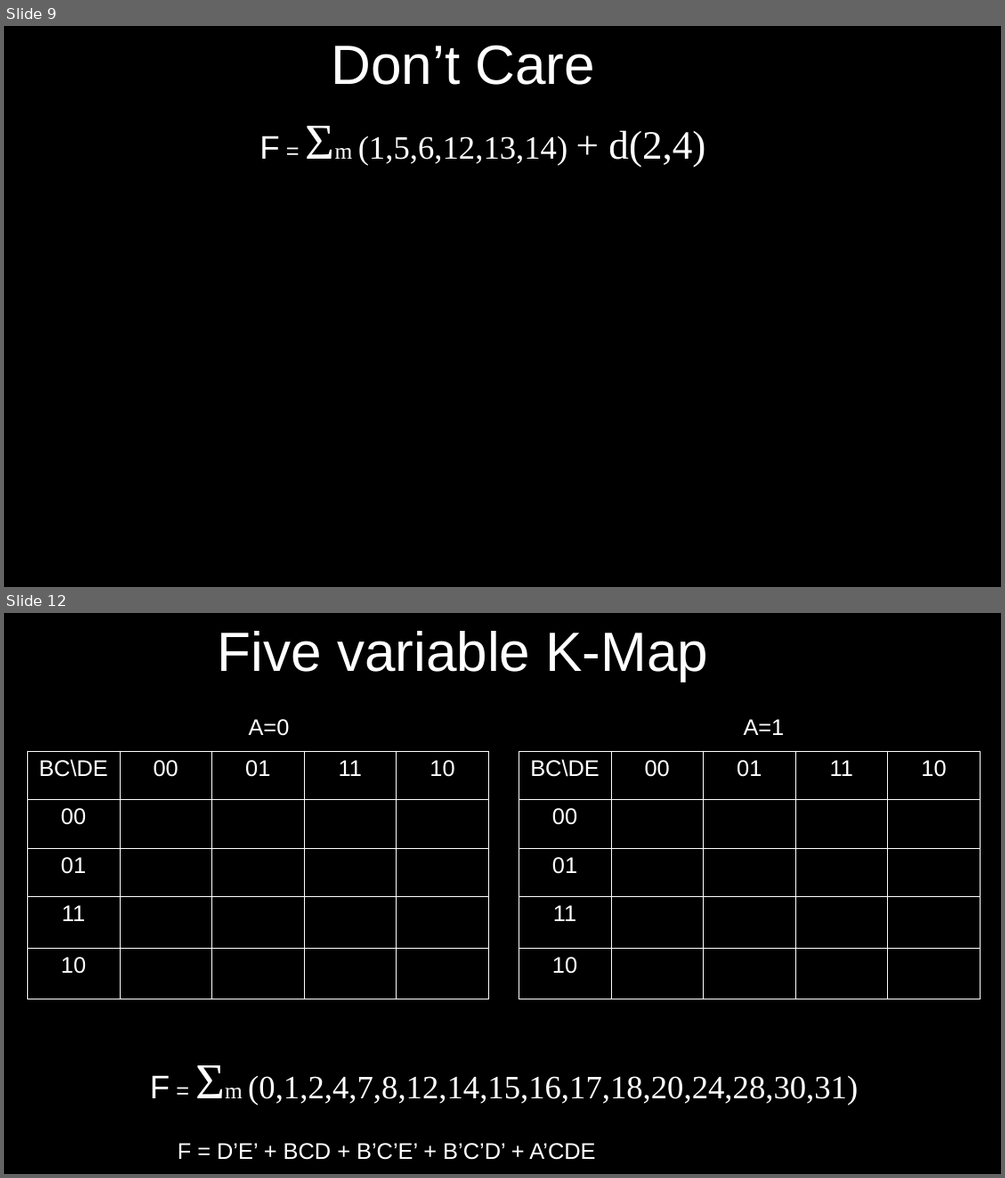
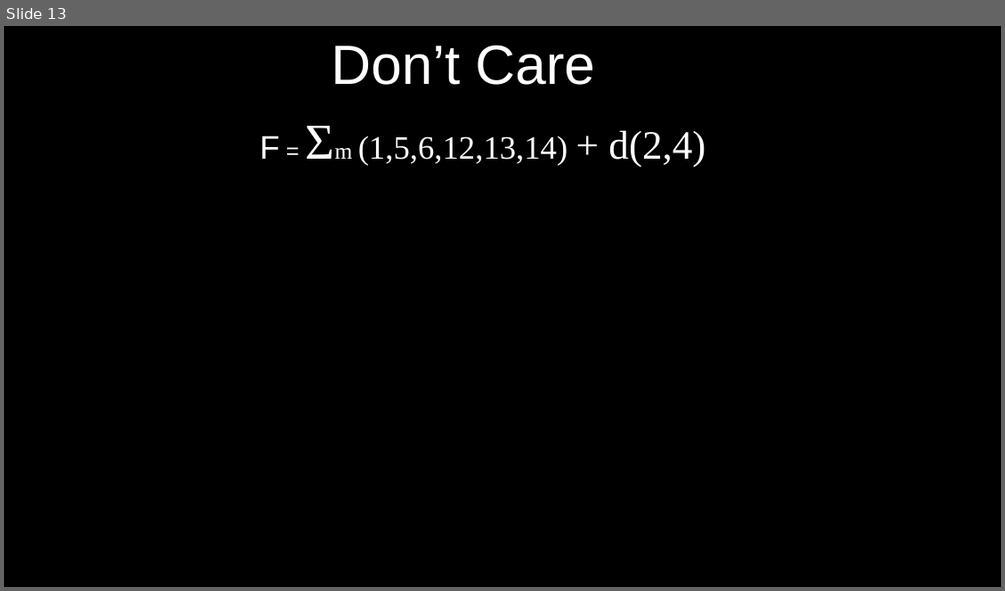
Before and after one commit to arnabsinha/Switching-Circuits-and-Logic-Design, a slide deck: Lecture_11.odp. Shown one above the other, each under a label of ours: slides 9 and 12 before the commit, slide 13 after it; the slides between them are not shown. The pictures are 1005x1178 and 1005x591 pixels, drawn with LibreOffice and Linux fonts; fonts in the diff are those of the drawing. Boxes give left, top, right and bottom in pixels: in the first picture for what was removed or moved away, otherwise in the second. Text is boxed around its words. In the diff, an @@ line names an element or a change of style, - is before the commit and + after.

```diff
--- a/Lecture_11.odp
+++ b/Lecture_11.odp
@@ slide 12 removed at bbox=[4, 613, 1001, 1174], background #000000 @@
@@ title removed at bbox=[218, 631, 709, 681] @@
-Five variable K-Map
@@ text removed at bbox=[249, 719, 290, 736] @@
-A=0
@@ text removed at bbox=[744, 719, 785, 735] @@
-A=1
@@ table removed at bbox=[27, 751, 489, 999], 5 rows, 5 columns @@
-BC\DE | 00 | 01 | 11 | 10
-00 |  |  |  | 
-01 |  |  |  | 
-11 |  |  |  | 
-10 |  |  |  | 
@@ table removed at bbox=[518, 751, 980, 999], 5 rows, 5 columns @@
-BC\DE | 00 | 01 | 11 | 10
-00 |  |  |  | 
-01 |  |  |  | 
-11 |  |  |  | 
-10 |  |  |  | 
@@ text removed at bbox=[150, 1075, 858, 1105] @@
-F = Σm (0,1,2,4,7,8,12,14,15,16,17,18,20,24,28,30,31)
@@ text removed at bbox=[178, 1143, 595, 1159] @@
-F = D’E’ + BCD + B’C’E’ + B’C’D’ + A’CDE
@@ what was slide 9 is now slide 13 @@
```
Also in this commit, not shown: 4 slides added, 3 other slides removed, 2 other files.
